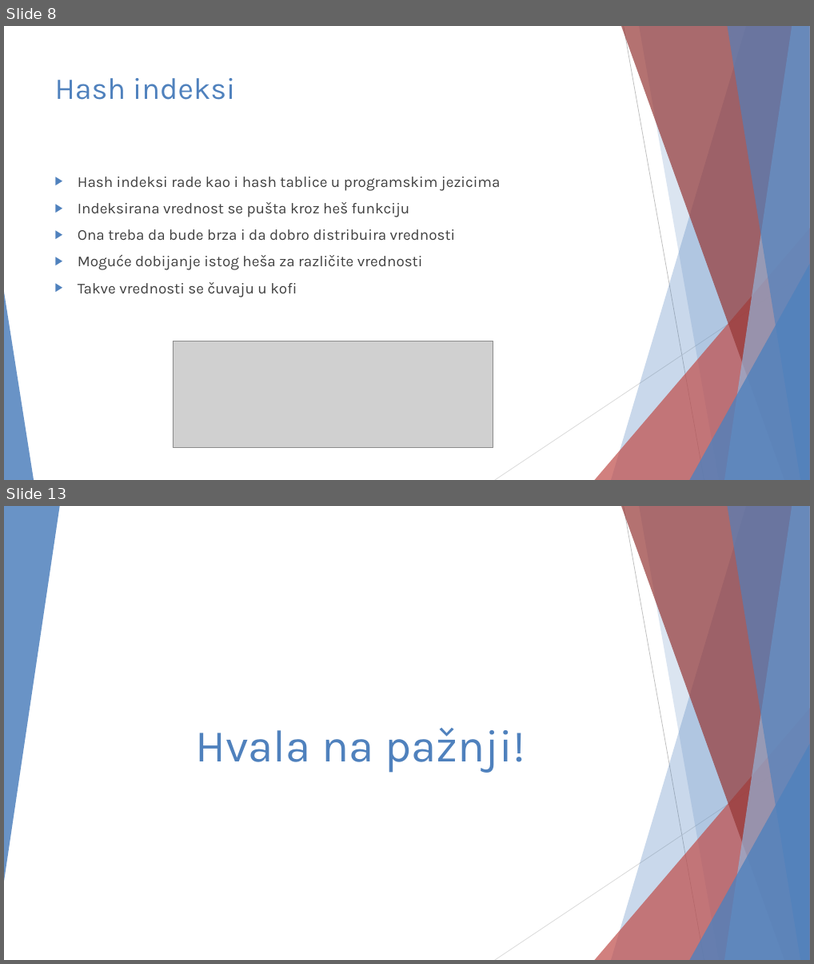
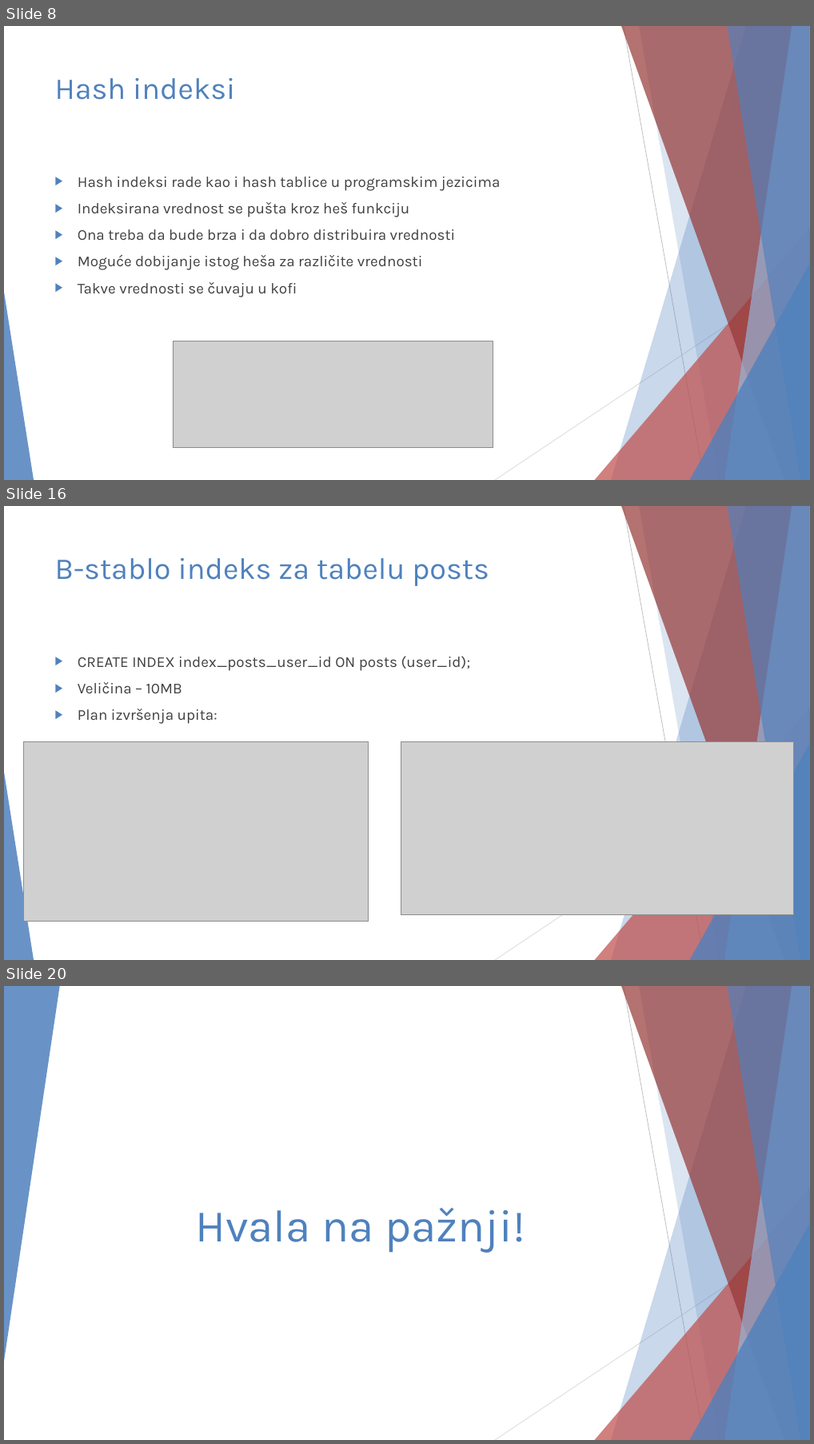
Before and after one commit to JKostov/dbms-1, a slide deck: docs/PostgreSQL - Julije Kostov 1026.pptx. Shown one above the other, each under a label of ours: slides 8 and 13 before the commit, slides 8, 16 and 20 after it; the slides between them are not shown. The pictures are 814x964 and 814x1444 pixels, drawn with LibreOffice and Linux fonts; fonts in the diff are those of the drawing; grey boxes stand for pictures. Boxes give left, top, right and bottom in pixels: in the first picture for what was removed or moved away, otherwise in the second. Text is boxed around its words. In the diff, an @@ line names an element or a change of style, - is before the commit and + after.

```diff
--- a/docs/PostgreSQL - Julije Kostov 1026.pptx
+++ b/docs/PostgreSQL - Julije Kostov 1026.pptx
@@ slide 16 added at [4,506,810,960], background #FFFFFF; not listed: 10 template elements that a slide beside it also shows @@
@@ title added at [55,558,490,586], 36 pt, text #4F81BD @@
+B-stablo indeks za tabelu posts
@@ text added at [78,656,471,724], 18 pt, text #404040 @@
+▶ CREATE INDEX index_posts_user_id ON posts (user_id);
+▶ Veličina – 10MB
+▶ Plan izvršenja upita:
@@ picture added at [24,742,369,921] @@
@@ picture added at [402,742,794,915] @@
@@ what was slide 13 is now slide 20 @@
```
Also in this commit, not shown: 2 slides changed, 8 other slides added, 2 slides removed, 1 other file.
